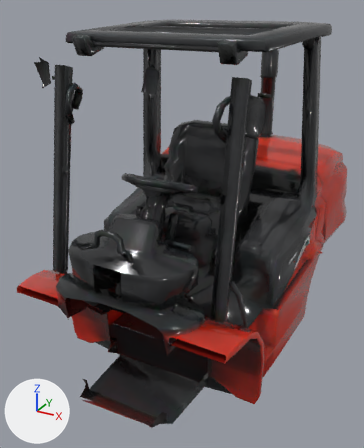
Two versions of the glTF model public/models/fk-d50.glb, one commit apart.
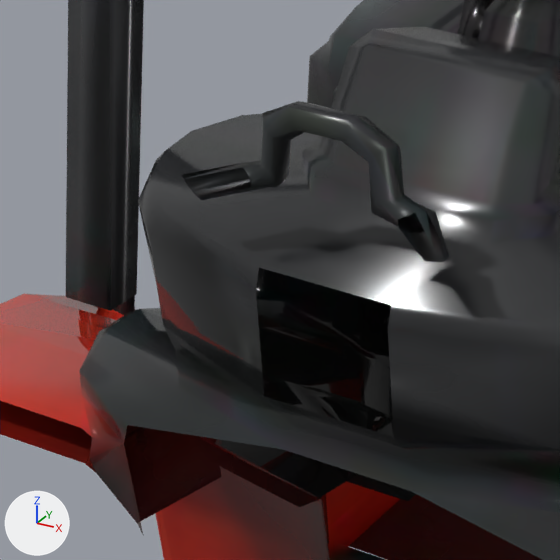
The first picture shows the older version from a camera (50 mm lens) standing at (1.2, -1.53, 2.08) and looking at (-0.12, 0.87, 0.88). The close-ups show the older and then the newer version on the part from 11% to 43% of the width and 46% to 73% of the height of that picture. Only the edits that show in the close-ups are written down. Arrows for +X, +Y and +Z are at lower left; the lights stay in place. Vertices at exactly the same position are counted once.

In view in the first close-up: 'tripo_node_49a6546f-8802-42f6-ac52-b6856ba2e655'.
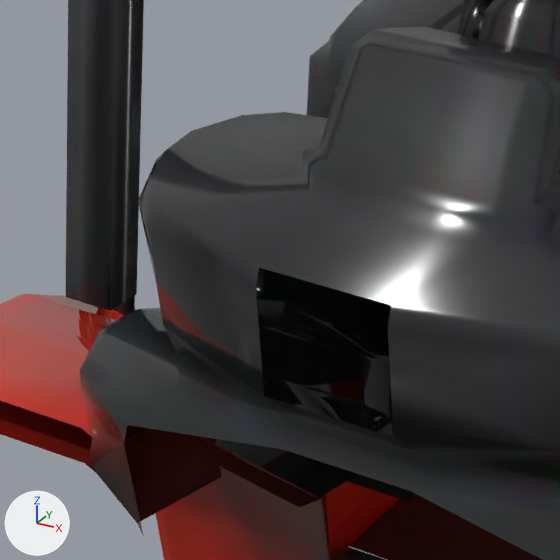
What changed in the scene script:
```text
Change me_tripo_mesh_49a6546f_8802_42f6_ac52_b6856ba2e655:
    used by ob_tripo_node_49a6546f_8802_42f6_ac52_b6856ba2e655; location = (0.0, 0.0, 0.0)
    remove me_tripo_mesh_49a6546f_8802_42f6_ac52_b6856ba2e655.from_pydata(...)  # 2942 vertices, 5424 faces; spans x -0.65..0.65, y -0.05..2.14, z 0.19..1.99
    add me_tripo_mesh_49a6546f_8802_42f6_ac52_b6856ba2e655.from_pydata(...)  # 2769 vertices, 5089 faces; spans x -0.65..0.65, y -0.05..2.14, z 0.19..1.99
    me_tripo_mesh_49a6546f_8802_42f6_ac52_b6856ba2e655 part 1: the loose piece of 66 vertices spanning x -0.14..0.14, y -0.03..0.02, z 1.1..1.21 is deleted
    other edits to the shape of me_tripo_mesh_49a6546f_8802_42f6_ac52_b6856ba2e655 do not show in these pictures
```

Changed parts and their boxes [x1, y1, x2, y2] in the close-ups (560 x 560 px):
part 1 of me_tripo_mesh_49a6546f_8802_42f6_ac52_b6856ba2e655, deleted
    before: [182, 101, 449, 262]
